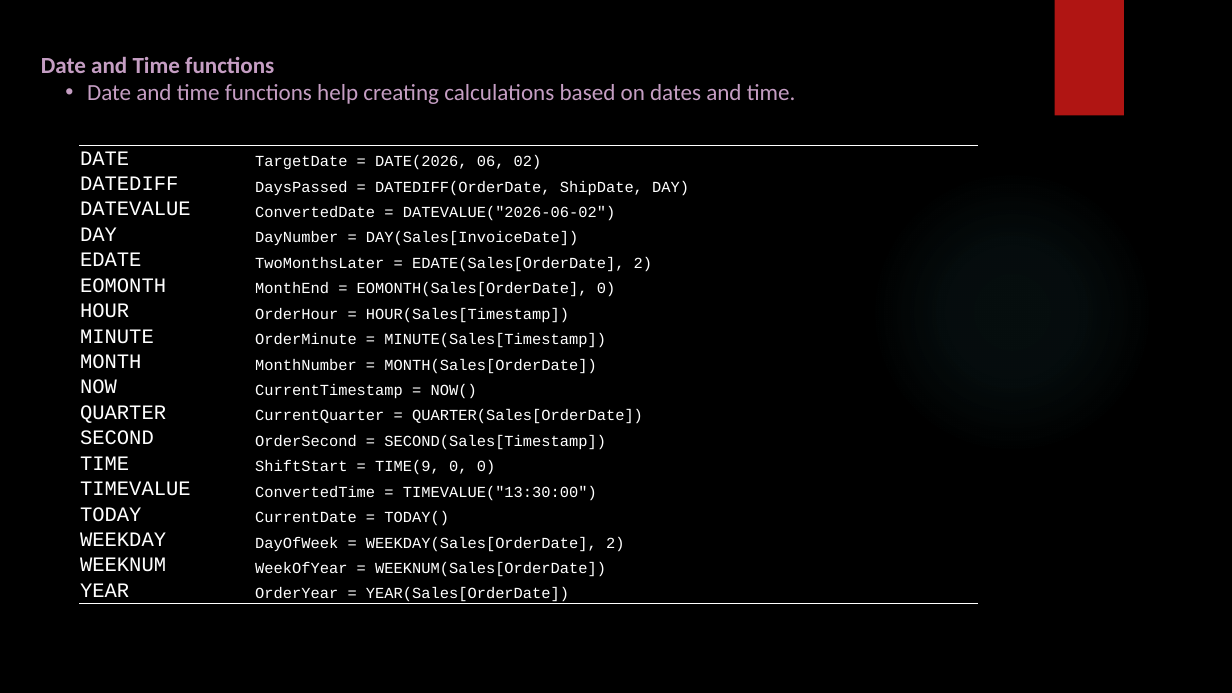
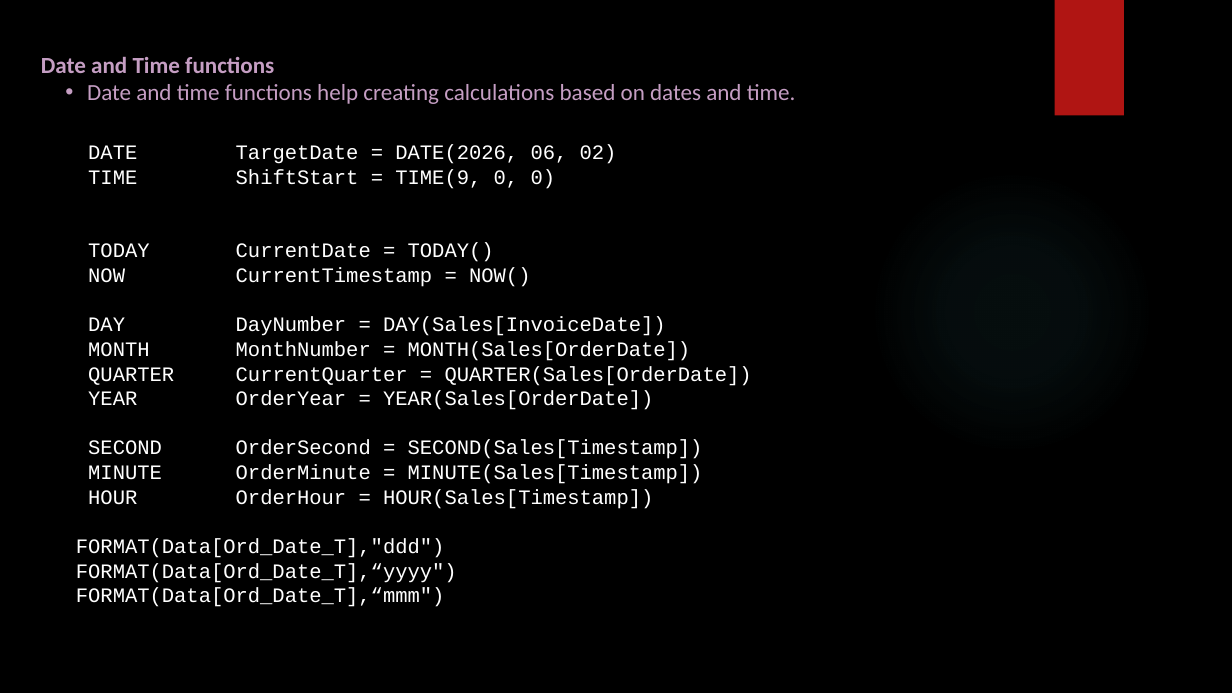
Before and after one commit to SHIVRAJSHINDE/Ethans, a slide deck: slide 4 of 17 18 20/5.Power Bi/5) Dax/Dax.pptx. Drawn at 1232x693 pixels with LibreOffice and Linux fonts; fonts in the diff are those of the drawing; background and template pictures are left out. Boxes give left, top, right and bottom in pixels: in the first picture for what was removed or moved away, otherwise in the second. Text is boxed around its words. In the diff, an @@ line names an element or a change of style, - is before the commit and + after.

```diff
--- a/17 18 20/5.Power Bi/5) Dax/Dax.pptx
+++ b/17 18 20/5.Power Bi/5) Dax/Dax.pptx
@@ text added at [76, 144, 752, 607], 16 pt, text #FFFFFF @@
+DATE TargetDate = DATE(2026, 06, 02)
+TIME ShiftStart = TIME(9, 0, 0)
+TODAY CurrentDate = TODAY()
+NOW CurrentTimestamp = NOW()
+DAY DayNumber = DAY(Sales[InvoiceDate])
+MONTH MonthNumber = MONTH(Sales[OrderDate])
+QUARTER CurrentQuarter = QUARTER(Sales[OrderDate])
+YEAR OrderYear = YEAR(Sales[OrderDate])
+SECOND OrderSecond = SECOND(Sales[Timestamp])
+MINUTE OrderMinute = MINUTE(Sales[Timestamp])
+HOUR OrderHour = HOUR(Sales[Timestamp])
+FORMAT(Data[Ord_Date_T],"ddd")
+FORMAT(Data[Ord_Date_T],“yyyy")
+FORMAT(Data[Ord_Date_T],“mmm")
@@ table removed at [79, 146, 979, 606], 18 rows, 2 columns @@
-DATE | TargetDate = DATE(2026, 06, 02)
-DATEDIFF | DaysPassed = DATEDIFF(OrderDate, ShipDate, DAY)
-DATEVALUE | ConvertedDate = DATEVALUE("2026-06-02")
-DAY | DayNumber = DAY(Sales[InvoiceDate])
-EDATE | TwoMonthsLater = EDATE(Sales[OrderDate], 2)
-EOMONTH | MonthEnd = EOMONTH(Sales[OrderDate], 0)
-HOUR | OrderHour = HOUR(Sales[Timestamp])
-MINUTE | OrderMinute = MINUTE(Sales[Timestamp])
-MONTH | MonthNumber = MONTH(Sales[OrderDate])
-NOW | CurrentTimestamp = NOW()
-QUARTER | CurrentQuarter = QUARTER(Sales[OrderDate])
-SECOND | OrderSecond = SECOND(Sales[Timestamp])
-TIME | ShiftStart = TIME(9, 0, 0)
-TIMEVALUE | ConvertedTime = TIMEVALUE("13:30:00")
-TODAY | CurrentDate = TODAY()
-WEEKDAY | DayOfWeek = WEEKDAY(Sales[OrderDate], 2)
-WEEKNUM | WeekOfYear = WEEKNUM(Sales[OrderDate])
-YEAR | OrderYear = YEAR(Sales[OrderDate])
```
Also in this commit, not shown: 4 other slides changed, 7 slides added, 1 slide removed, 47 other files.
